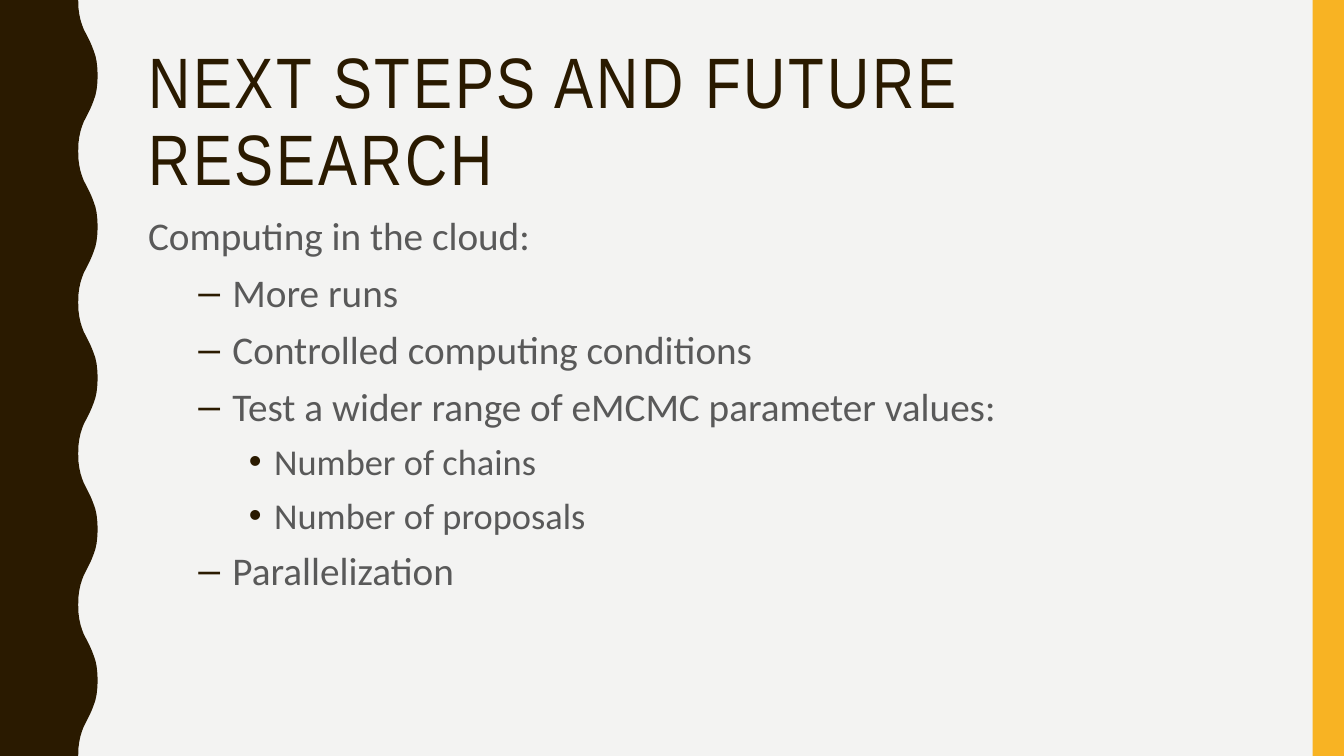
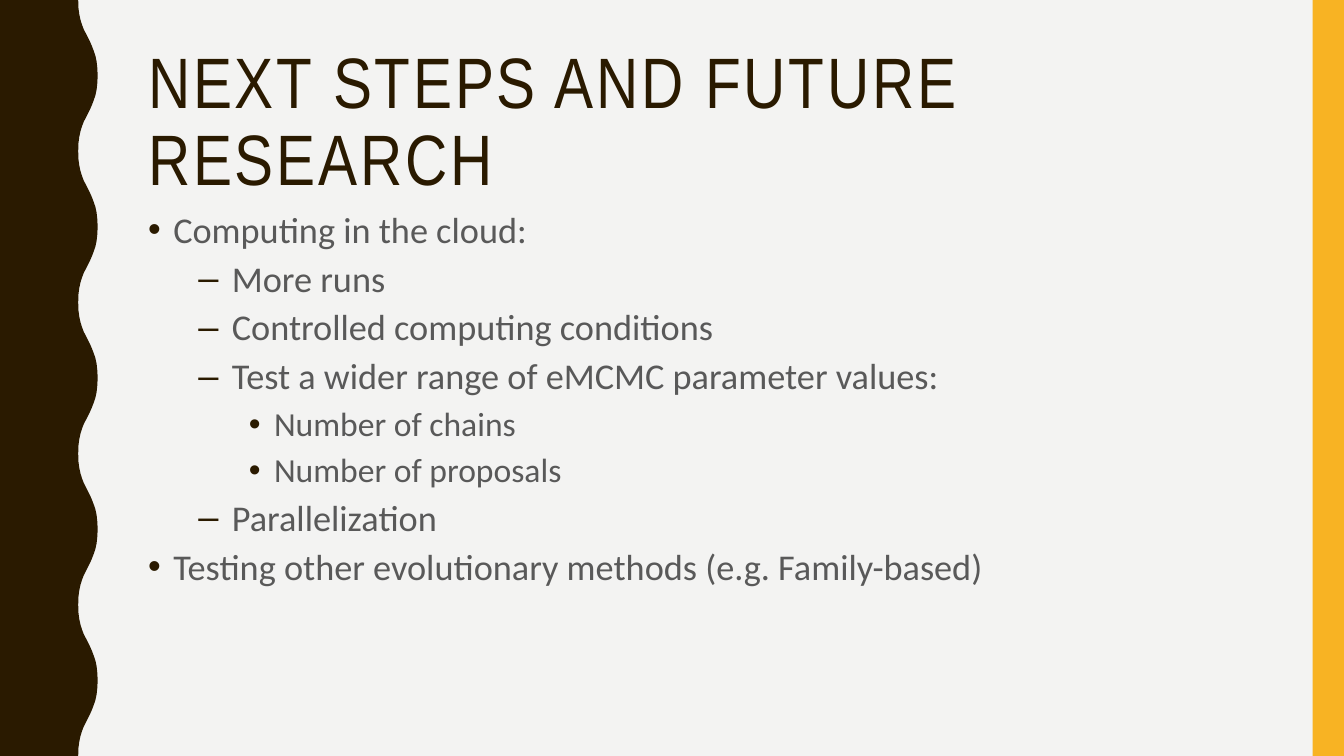
Before and after one commit to arshiasingh/Advanced-Machine-Learning, a slide deck: slide 13 of project/Presentation.pptx. Drawn at 1344x756 pixels with LibreOffice and Linux fonts; fonts in the diff are those of the drawing. Boxes give left, top, right and bottom in pixels: in the first picture for what was removed or moved away, otherwise in the second. Text is boxed around its words. In the diff, an @@ line names an element or a change of style, - is before the commit and + after.

```diff
--- a/project/Presentation.pptx
+++ b/project/Presentation.pptx
@@ text at (173,218,939,531): size 28 to 25.9 pt in "Computing in the cloud:", "More runs", "Controlled computing conditions", "Test a wider range of eMCMC parameter ..." and 1 more places; size 26 to 24.1 pt in "Number of chains", "Number of proposals"; bullet none to •; line spacing 1 to 0.9 @@
@@ text at (173,553,982,586): paragraph added @@
+• Testing other evolutionary methods (e.g. Family-based)
```
Also in this commit, not shown: 3 other slides changed.
